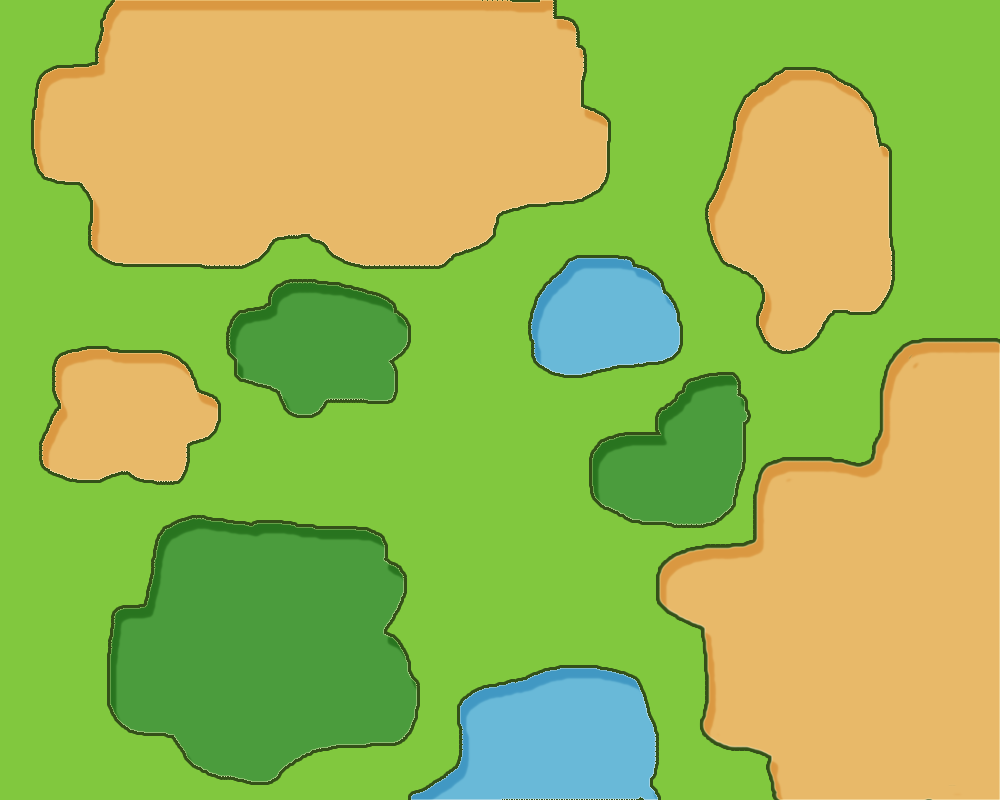
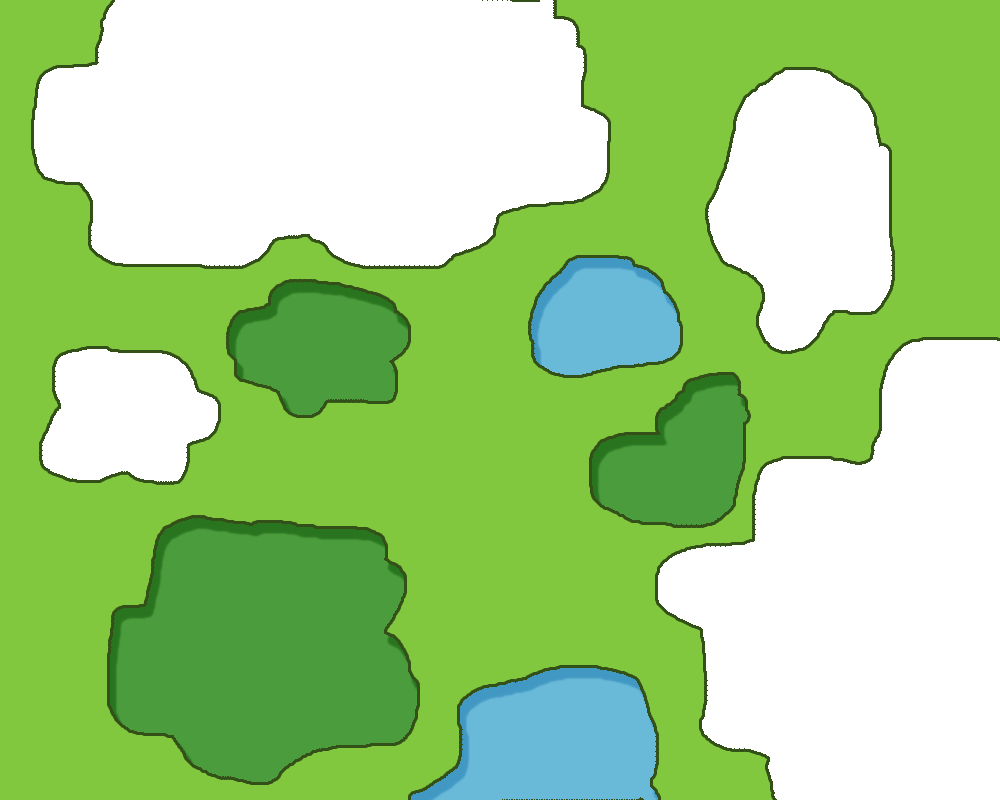
Before/after of a 1000×800 layered artwork. What changed in the layer stack:
painted on "Camino" over [34, 0, 1000, 800]
